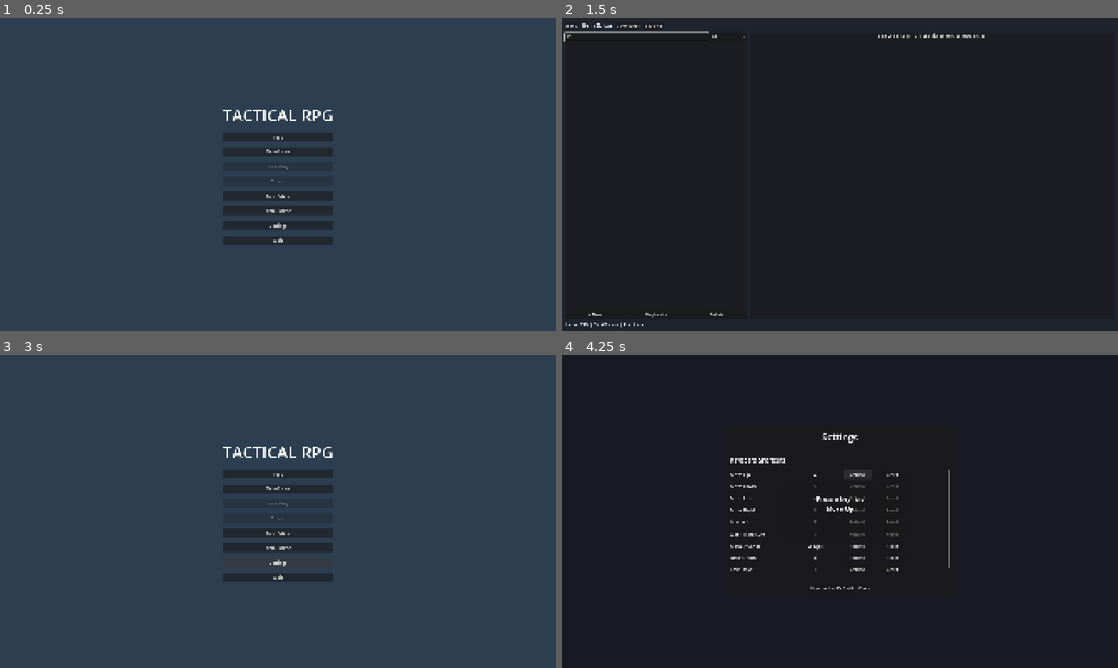
Above: before the commit, frames 1-4 (two rows, left to right).
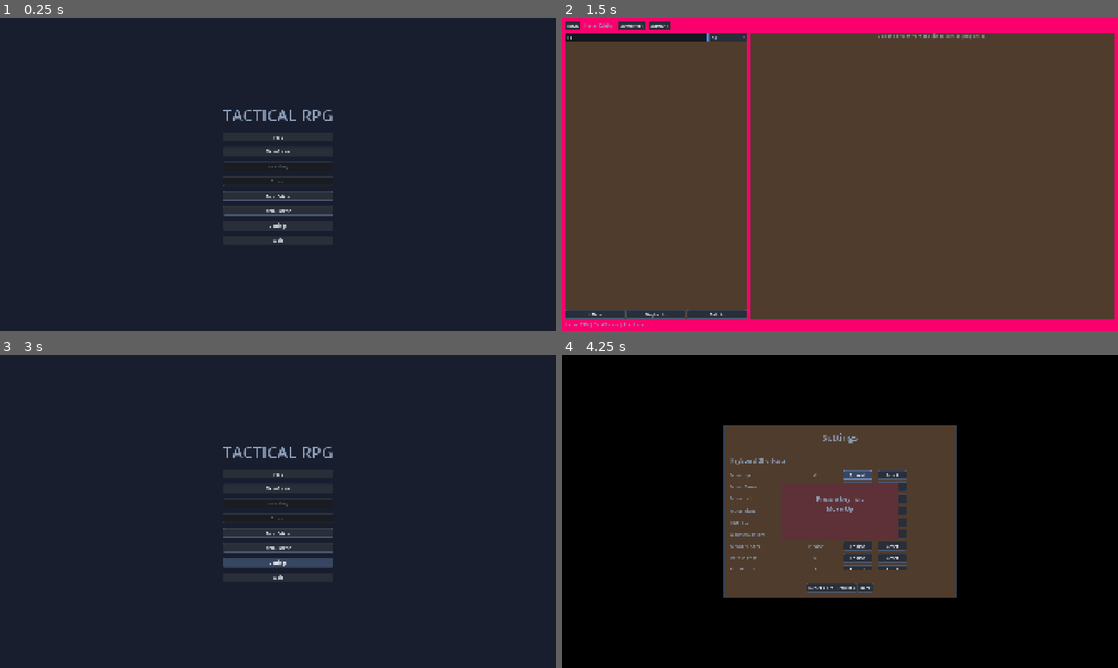
Above: after the commit, the same moments.

Repository: LampeB/tactical-rpg-game
Game: Godot game, scene res://scenes/main_menu/main_menu.tscn
Two runs of this game, one before a commit and one after it. Both use one fixed random seed, a clock stepped at 60 frames per second and the inputs below.
Inputs (mouse positions are in pixels of both pictures, inside the frame that each line leads up to):
- Up to frame 1 (0.25 s): no input
- Up to frame 2 (1.5 s): click "Item Editor" at 0.5 s; click (634, 36) at 1.27 s; type "12" at 1.35 s
- Up to frame 3 (3 s): click "Back" at 2 s; click "Settings" at 2.75 s
- Up to frame 4 (4.25 s): click "Rebind" at 3.5 s

The runs differ from the first frame. In frame 1, 96% of the frame differs, in the area x 0-100%, y 0-100%; in frame 2, 99%; in frame 3, 97%; in frame 4, 100%.

Commit message:
Centralize all UI background colors into UIColors autoload
- Add UIColors autoload (scripts/autoload/ui_colors.gd) with named color
  constants for every scene background and grid cell
- Register UIColors in project.godot autoloads
- Add project-wide default_theme.tres (assets/ui/default_theme.tres) for
  Buttons, Labels, Panels, PopupMenus, ScrollBars, and other controls
- Wire _bg.color = UIColors.BG_XXX in _ready() for all 9 scene scripts:
  character_hub, character_stats, passive_tree, settings, squad, loot,
  battle, item_editor, main_menu
- Replace hardcoded EMPTY cell color and default border color in grid_cell.gd
  with UIColors.GRID_CELL_BG / UIColors.GRID_CELL_BORDER

All screen backgrounds and grid cell colors are now editable from one file.

Co-Authored-By: Claude Sonnet 4.6 <noreply@anthropic.com>

Diff:
--- /dev/null
+++ b/assets/ui/default_theme.tres
@@ -0,0 +1,238 @@
+[gd_resource type="Theme" format=3 uid="uid://cqcderhsuybjh"]
+
+[sub_resource type="StyleBoxFlat" id="popup_bg"]
+bg_color = Color(0.55035836, 0.6108726, 0.7405459, 1)
+border_width_left = 1
+border_width_top = 1
+border_width_right = 1
+border_width_bottom = 1
+border_color = Color(0.28, 0.33, 0.44, 1)
+
+[sub_resource type="StyleBoxFlat" id="btn_disabled"]
+content_margin_left = 8.0
+content_margin_top = 4.0
+content_margin_right = 8.0
+content_margin_bottom = 4.0
+bg_color = Color(0.1, 0.11, 0.13, 1)
+border_width_left = 1
+border_width_top = 1
+border_width_right = 1
+border_width_bottom = 1
+border_color = Color(0.18, 0.2, 0.24, 1)
+corner_radius_top_left = 3
+corner_radius_top_right = 3
+corner_radius_bottom_right = 3
+corner_radius_bottom_left = 3
+
+[sub_resource type="StyleBoxFlat" id="btn_focus"]
+bg_color = Color(0, 0, 0, 0)
+border_width_left = 1
+border_width_top = 1
+border_width_right = 1
+border_width_bottom = 1
+border_color = Color(0.4, 0.65, 1, 1)
+corner_radius_top_left = 3
+corner_radius_top_right = 3
+corner_radius_bottom_right = 3
+corner_radius_bottom_left = 3
+
+[sub_resource type="StyleBoxFlat" id="btn_hover"]
+content_margin_left = 8.0
+content_margin_top = 4.0
+content_margin_right = 8.0
+content_margin_bottom = 4.0
+bg_color = Color(0.22, 0.28, 0.38, 1)
+border_width_left = 1
+border_width_top = 1
+border_width_right = 1
+border_width_bottom = 1
+border_color = Color(0.4, 0.52, 0.72, 1)
+corner_radius_top_left = 3
+corner_radius_top_right = 3
+corner_radius_bottom_right = 3
+corner_radius_bottom_left = 3
+
+[sub_resource type="StyleBoxFlat" id="btn_normal"]
+content_margin_left = 8.0
+content_margin_top = 4.0
+content_margin_right = 8.0
+content_margin_bottom = 4.0
+bg_color = Color(0.16, 0.18, 0.22, 1)
+border_width_left = 1
+border_width_top = 1
+border_width_right = 1
+border_width_bottom = 1
+border_color = Color(0.3, 0.35, 0.45, 1)
+corner_radius_top_left = 3
+corner_radius_top_right = 3
+corner_radius_bottom_right = 3
+corner_radius_bottom_left = 3
+
+[sub_resource type="StyleBoxFlat" id="btn_pressed"]
+content_margin_left = 8.0
+content_margin_top = 4.0
+content_margin_right = 8.0
+content_margin_bottom = 4.0
+bg_color = Color(0.15, 0.35, 0.6, 1)
+border_width_left = 1
+border_width_top = 1
+border_width_right = 1
+border_width_bottom = 1
+border_color = Color(0.3, 0.55, 0.92, 1)
+corner_radius_top_left = 3
+corner_radius_top_right = 3
+corner_radius_bottom_right = 3
+corner_radius_bottom_left = 3
+
+[sub_resource type="StyleBoxFlat" id="scroll_grabber"]
+bg_color = Color(0.28, 0.33, 0.44, 1)
+corner_radius_top_left = 3
+corner_radius_top_right = 3
+corner_radius_bottom_right = 3
+corner_radius_bottom_left = 3
+
+[sub_resource type="StyleBoxFlat" id="scroll_grabber_hover"]
+bg_color = Color(0.38, 0.46, 0.6, 1)
+corner_radius_top_left = 3
+corner_radius_top_right = 3
+corner_radius_bottom_right = 3
+corner_radius_bottom_left = 3
+
+[sub_resource type="StyleBoxFlat" id="scroll_grabber_pressed"]
+bg_color = Color(0.2, 0.48, 0.85, 1)
+corner_radius_top_left = 3
+corner_radius_top_right = 3
+corner_radius_bottom_right = 3
+corner_radius_bottom_left = 3
+
+[sub_resource type="StyleBoxFlat" id="scroll_track"]
+bg_color = Color(0.09, 0.1, 0.13, 1)
+
+[sub_resource type="StyleBoxLine" id="sep_h"]
+color = Color(0.26, 0.3, 0.38, 1)
+grow_begin = 0.0
+grow_end = 0.0
+
+[sub_resource type="StyleBoxFlat" id="input_focus"]
+content_margin_left = 6.0
+content_margin_top = 4.0
+content_margin_right = 6.0
+content_margin_bottom = 4.0
+bg_color = Color(0.08, 0.09, 0.12, 1)
+border_width_left = 1
+border_width_top = 1
+border_width_right = 1
+border_width_bottom = 1
+border_color = Color(0.3, 0.55, 0.92, 1)
+corner_radius_top_left = 2
+corner_radius_top_right = 2
+corner_radius_bottom_right = 2
+corner_radius_bottom_left = 2
+
+[sub_resource type="StyleBoxFlat" id="input_normal"]
+content_margin_left = 6.0
+content_margin_top = 4.0
+content_margin_right = 6.0
+content_margin_bottom = 4.0
+bg_color = Color(0.08, 0.09, 0.11, 1)
+border_width_left = 1
+border_width_top = 1
+border_width_right = 1
+border_width_bottom = 1
+border_color = Color(0.25, 0.3, 0.38, 1)
+corner_radius_top_left = 2
+corner_radius_top_right = 2
+corner_radius_bottom_right = 2
+corner_radius_bottom_left = 2
+
+[sub_resource type="StyleBoxFlat" id="StyleBoxFlat_ty0j8"]
+bg_color = Color(0.3649637, 0.19425085, 0.21508056, 1)
+border_width_left = 1
+border_width_top = 1
+border_width_right = 1
+border_width_bottom = 1
+border_color = Color(0.22, 0.26, 0.32, 1)
+
+[sub_resource type="StyleBoxFlat" id="panel_bg"]
+bg_color = Color(0.31068653, 0.23690546, 0.17252034, 1)
+border_width_left = 1
+border_width_top = 1
+border_width_right = 1
+border_width_bottom = 1
+border_color = Color(0.22, 0.26, 0.32, 1)
+
+[sub_resource type="StyleBoxFlat" id="popup_item_hover"]
+bg_color = Color(0.2, 0.3, 0.48, 1)
+corner_radius_top_left = 2
+corner_radius_top_right = 2
+corner_radius_bottom_right = 2
+corner_radius_bottom_left = 2
+
+[sub_resource type="StyleBoxLine" id="sep_v"]
+color = Color(0.26, 0.3, 0.38, 1)
+grow_begin = 0.0
+grow_end = 0.0
+vertical = true
+
+[resource]
+AcceptDialog/styles/panel = SubResource("popup_bg")
+Button/colors/font_color = Color(0.9, 0.92, 0.95, 1)
+Button/colors/font_disabled_color = Color(0.38, 0.4, 0.45, 1)
+Button/colors/font_focus_color = Color(1, 1, 1, 1)
+Button/colors/font_hover_color = Color(1, 1, 1, 1)
+Button/colors/font_hover_pressed_color = Color(0.75, 0.88, 1, 1)
+Button/colors/font_pressed_color = Color(0.8, 0.9, 1, 1)
+Button/styles/disabled = SubResource("btn_disabled")
+Button/styles/focus = SubResource("btn_focus")
+Button/styles/hover = SubResource("btn_hover")
+Button/styles/normal = SubResource("btn_normal")
+Button/styles/pressed = SubResource("btn_pressed")
+CheckBox/colors/font_color = Color(0.9, 0.92, 0.95, 1)
+CheckBox/colors/font_disabled_color = Color(0.38, 0.4, 0.45, 1)
+CheckBox/colors/font_hover_color = Color(1, 1, 1, 1)
+CheckBox/colors/font_pressed_color = Color(0.8, 0.9, 1, 1)
+HScrollBar/styles/grabber = SubResource("scroll_grabber")
+HScrollBar/styles/grabber_hover = SubResource("scroll_grabber_hover")
+HScrollBar/styles/grabber_pressed = SubResource("scroll_grabber_pressed")
+HScrollBar/styles/scroll = SubResource("scroll_track")
+HScrollBar/styles/scroll_focus = SubResource("scroll_track")
+HSeparator/styles/separator = SubResource("sep_h")
+Label/colors/font_color = Color(0.55, 0.62, 0.72, 1)
+LineEdit/colors/caret_color = Color(0.55, 0.75, 1, 1)
+LineEdit/colors/font_color = Color(0.92, 0.94, 0.97, 1)
+LineEdit/colors/font_placeholder_color = Color(0.4, 0.45, 0.55, 1)
+LineEdit/colors/selection_color = Color(0.2, 0.45, 0.75, 0.7)
+LineEdit/styles/focus = SubResource("input_focus")
+LineEdit/styles/normal = SubResource("input_normal")
+OptionButton/colors/font_color = Color(0.9, 0.92, 0.95, 1)
+OptionButton/colors/font_disabled_color = Color(0.38, 0.4, 0.45, 1)
+OptionButton/colors/font_focus_color = Color(1, 1, 1, 1)
+OptionButton/colors/font_hover_color = Color(1, 1, 1, 1)
+OptionButton/colors/font_pressed_color = Color(0.8, 0.9, 1, 1)
+OptionButton/styles/disabled = SubResource("btn_disabled")
+OptionButton/styles/focus = SubResource("btn_focus")
+OptionButton/styles/hover = SubResource("btn_hover")
+OptionButton/styles/normal = SubResource("btn_normal")
+OptionButton/styles/pressed = SubResource("btn_pressed")
+Panel/styles/panel = SubResource("StyleBoxFlat_ty0j8")
+PanelContainer/styles/panel = SubResource("panel_bg")
+PopupMenu/colors/font_color = Color(0.9, 0.92, 0.95, 1)
+PopupMenu/colors/font_disabled_color = Color(0.38, 0.4, 0.45, 1)
+PopupMenu/colors/font_hover_color = Color(1, 1, 1, 1)
+PopupMenu/colors/font_separator_color = Color(0.4, 0.45, 0.55, 1)
+PopupMenu/styles/hover = SubResource("popup_item_hover")
+PopupMenu/styles/panel = SubResource("popup_bg")
+SpinBox/styles/updown = SubResource("btn_normal")
+TextEdit/colors/caret_color = Color(0.55, 0.75, 1, 1)
+TextEdit/colors/font_color = Color(0.92, 0.94, 0.97, 1)
+TextEdit/colors/font_placeholder_color = Color(0.4, 0.45, 0.55, 1)
+TextEdit/colors/selection_color = Color(0.2, 0.45, 0.75, 0.7)
+TextEdit/styles/focus = SubResource("input_focus")
+TextEdit/styles/normal = SubResource("input_normal")
+VScrollBar/styles/grabber = SubResource("scroll_grabber")
+VScrollBar/styles/grabber_hover = SubResource("scroll_grabber_hover")
+VScrollBar/styles/grabber_pressed = SubResource("scroll_grabber_pressed")
+VScrollBar/styles/scroll = SubResource("scroll_track")
+VScrollBar/styles/scroll_focus = SubResource("scroll_track")
+VSeparator/styles/separator = SubResource("sep_v")
+Window/styles/embedded_border = SubResource("popup_bg")
--- a/project.godot
+++ b/project.godot
@@ -27,6 +27,7 @@
 SaveManager="*res://scripts/autoload/save_manager.gd"
 SceneManager="*res://scripts/autoload/scene_manager.gd"
 InputManager="*res://scripts/autoload/input_manager.gd"
+UIColors="*res://scripts/autoload/ui_colors.gd"
 
 [display]
 
@@ -95,6 +96,10 @@
 2d_physics/layer_3="enemies"
 2d_physics/layer_4="interactables"
 
+[gui]
+
+theme/custom="res://assets/ui/default_theme.tres"
+
 [rendering]
 
 textures/canvas_textures/default_texture_filter=0
--- a/scenes/battle/battle.gd
+++ b/scenes/battle/battle.gd
@@ -30,6 +30,7 @@
 ]
 
 # --- Child references (UI overlay) ---
+@onready var _bg: ColorRect = $Background
 @onready var _title: Label = $MainLayout/TopBar/MarginContainer/HBox/Title
 @onready var _round_label: Label = $MainLayout/TopBar/MarginContainer/HBox/RoundLabel
 @onready var _turn_order_bar: PanelContainer = $MainLayout/TurnOrderSection/TurnOrderBar
@@ -74,6 +75,7 @@
 
 
 func _ready() -> void:
+	_bg.color = UIColors.BG_BATTLE
 	_action_menu.hide_menu()
 	_action_menu.action_chosen.connect(_on_action_chosen)
 	_target_prompt.visible = false
--- a/scenes/character_hub/character_hub.gd
+++ b/scenes/character_hub/character_hub.gd
@@ -5,6 +5,7 @@
 
 enum ViewType { STATS, SKILLS }
 
+@onready var _bg: ColorRect = $BG
 @onready var _back_btn: Button = $VBox/TopBar/BackButton
 @onready var _gold_label: Label = $VBox/TopBar/GoldLabel
 @onready var _character_tabs: HBoxContainer = $VBox/CharacterTabs
@@ -24,6 +25,7 @@
 
 
 func _ready() -> void:
+	_bg.color = UIColors.BG_CHARACTER_HUB
 	_back_btn.pressed.connect(_on_back)
 	_stats_tab.pressed.connect(_on_view_tab.bind(ViewType.STATS))
 	_skills_tab.pressed.connect(_on_view_tab.bind(ViewType.SKILLS))
--- a/scenes/character_stats/character_stats.gd
+++ b/scenes/character_stats/character_stats.gd
@@ -2,6 +2,7 @@
 ## Character stat screen with inventory grid and stash.
 ## Shows character info, skills, stat breakdown, inventory grid, unlocked passives, and stash.
 
+@onready var _bg: ColorRect = $BG
 @onready var _back_btn: Button = $VBox/TopBar/BackButton
 @onready var _title: Label = $VBox/TopBar/Title
 @onready var _gold_label: Label = $VBox/TopBar/Gold
@@ -101,6 +102,7 @@
 
 
 func _ready() -> void:
+	_bg.color = UIColors.BG_CHARACTER_STATS
 	_back_btn.pressed.connect(_on_back)
 	_advanced_stats_btn.pressed.connect(_on_advanced_stats_pressed)
 
--- a/scenes/inventory/ui/grid_cell.gd
+++ b/scenes/inventory/ui/grid_cell.gd
@@ -12,19 +12,21 @@
 	UPGRADEABLE,
 }
 
-const STATE_COLORS := {
-	CellState.EMPTY: Color(0.2, 0.2, 0.3, 0.8),
-	CellState.INACTIVE: Color(0.1, 0.1, 0.1, 0.4),
-	CellState.OCCUPIED: Color(0.3, 0.3, 0.4, 0.9),
-	CellState.VALID_DROP: Color(0.2, 0.8, 0.2, 0.4),
-	CellState.INVALID_DROP: Color(0.8, 0.2, 0.2, 0.4),
-	CellState.MODIFIER_HIGHLIGHT: Color(1.0, 0.9, 0.3, 0.3),
-	CellState.MODIFIER_REACH: Color(0.6, 0.6, 1.0, 0.3),  # Blue tint for modifier reach
-	CellState.UPGRADEABLE: Color(0.2, 0.9, 0.2, 0.6),  # Green background
-}
+var STATE_COLORS: Dictionary:
+	get:
+		return {
+			CellState.EMPTY: UIColors.GRID_CELL_BG,
+			CellState.INACTIVE: Color(0.1, 0.1, 0.1, 0.4),
+			CellState.OCCUPIED: Color(0.3, 0.3, 0.4, 0.9),
+			CellState.VALID_DROP: Color(0.2, 0.8, 0.2, 0.4),
+			CellState.INVALID_DROP: Color(0.8, 0.2, 0.2, 0.4),
+			CellState.MODIFIER_HIGHLIGHT: Color(1.0, 0.9, 0.3, 0.3),
+			CellState.MODIFIER_REACH: Color(0.6, 0.6, 1.0, 0.3),
+			CellState.UPGRADEABLE: Color(0.2, 0.9, 0.2, 0.6),
+		}
 
 const BORDER_COLORS := {
-	CellState.UPGRADEABLE: Color(1.0, 0.9, 0.2, 1.0),  # Yellow border for upgradeable
+	CellState.UPGRADEABLE: Color(1.0, 0.9, 0.2, 1.0),
 }
 
 var grid_position: Vector2i
@@ -63,7 +65,7 @@
 			if BORDER_COLORS.has(state):
 				_border.color = BORDER_COLORS[state]
 			else:
-				_border.color = Color(0.4, 0.4, 0.5, 1.0)
+				_border.color = UIColors.GRID_CELL_BORDER
 
 
 func set_rarity_tint(color: Color) -> void:
--- a/scenes/item_editor/item_editor.gd
+++ b/scenes/item_editor/item_editor.gd
@@ -24,7 +24,11 @@
 var _dirty_ids: Dictionary = {}
 var _editing_shape: bool = false  # true when inline shape editor is open
 
+# === Unsaved-changes dialog ===
+var _unsaved_dialog: ConfirmationDialog
+
 # === Node references ===
+@onready var _bg: ColorRect = $BG
 @onready var _back_btn: Button = $VBox/TopBar/BackButton
 @onready var _save_btn: Button = $VBox/TopBar/SaveButton
 @onready var _save_all_btn: Button = $VBox/TopBar/SaveAllButton
@@ -41,6 +45,7 @@
 
 
 func _ready() -> void:
+	_bg.color = UIColors.BG_ITEM_EDITOR
 	_type_section_names = {
 		Enums.ItemType.ACTIVE_TOOL: "Weapons",
 		Enums.ItemType.PASSIVE_GEAR: "Armor",
@@ -68,6 +73,15 @@
 	_load_skills()
 	_load_status_effects()
 	_load_icons()
+
+	_unsaved_dialog = ConfirmationDialog.new()
+	_unsaved_dialog.title = "Unsaved Changes"
+	_unsaved_dialog.dialog_text = "You have unsaved changes.\nWhat would you like to do?"
+	_unsaved_dialog.ok_button_text = "Save All & Leave"
+	_unsaved_dialog.add_button("Discard & Leave", true, "discard")
+	_unsaved_dialog.confirmed.connect(_on_unsaved_save_and_leave)
+	_unsaved_dialog.custom_action.connect(_on_unsaved_custom_action)
+	add_child(_unsaved_dialog)
 
 	for item in ItemDatabase.get_all_items():
 		var copy: ItemData = item.duplicate(true) as ItemData
@@ -452,7 +466,32 @@
 
 
 func _on_back() -> void:
+	if not _dirty_ids.is_empty():
+		_unsaved_dialog.popup_centered()
+		return
 	SceneManager.pop_scene()
+
+
+func _on_unsaved_save_and_leave() -> void:
+	_on_save_all()
+	SceneManager.pop_scene()
+
+
+func _on_unsaved_custom_action(action: StringName) -> void:
+	if action == "discard":
+		_discard_changes()
+		_unsaved_dialog.hide()
+		SceneManager.pop_scene()
+
+
+func _discard_changes() -> void:
+	_items.clear()
+	_dirty_ids.clear()
+	_selected_id = ""
+	_editing_shape = false
+	for item in ItemDatabase.get_all_items():
+		var copy: ItemData = item.duplicate(true) as ItemData
+		_items[copy.id] = copy
 
 
 # =========================================================================
@@ -1102,6 +1141,20 @@
 	_property_vbox.add_child(editor_box)
 
 
+static func _apply_grid_cell_style(btn: Button, active: bool, color_on: Color = Color(0.05, 0.6, 0.95)) -> void:
+	var color_off := Color(0.12, 0.14, 0.18)
+	var color_on_hover := color_on.lightened(0.2)
+	var color_off_hover := Color(0.22, 0.26, 0.34)
+	var sb := StyleBoxFlat.new()
+	var sb_hover := StyleBoxFlat.new()
+	sb.bg_color = color_on if active else color_off
+	sb_hover.bg_color = color_on_hover if active else color_off_hover
+	btn.add_theme_stylebox_override("normal", sb)
+	btn.add_theme_stylebox_override("hover", sb_hover)
+	btn.add_theme_stylebox_override("pressed", sb)
+	btn.add_theme_stylebox_override("focus", sb)
+
+
 func _create_shape_cell_editor(item: ItemData, shape: ItemShape) -> Control:
 	var grid_size: int = 6
 	var cell_size: int = 28
@@ -1118,11 +1171,7 @@
 			var btn := Button.new()
 			btn.position = Vector2(gx * cell_size, gy * cell_size)
 			btn.size = Vector2(cell_size - 1, cell_size - 1)
-
-			if active_cells.has(coord):
-				btn.modulate = Color(0.4, 0.7, 1.0)
-			else:
-				btn.modulate = Color(0.25, 0.25, 0.25)
+			_apply_grid_cell_style(btn, active_cells.has(coord))
 
 			var captured_coord: Vector2i = coord
 			btn.pressed.connect(func() -> void:
@@ -1168,7 +1217,7 @@
 		var rect := ColorRect.new()
 		rect.position = Vector2(cell.x * cell_size + 1, cell.y * cell_size + 1)
 		rect.size = Vector2(cell_size - 2, cell_size - 2)
-		rect.color = Color(0.4, 0.6, 0.9, 0.8)
+		rect.color = Color(0.05, 0.6, 0.95, 1.0)
 		container.add_child(rect)
 	return container
 
@@ -1423,14 +1472,14 @@
 			btn.size = Vector2(cell_size - 1, cell_size - 1)
 
 			if offset == Vector2i.ZERO:
-				btn.modulate = Color(0.5, 0.5, 0.5)
+				_apply_grid_cell_style(btn, true, Color(0.35, 0.35, 0.4))
 				btn.disabled = true
 				btn.text = "G"
 			elif active_offsets.has(offset):
-				btn.modulate = Color(0.3, 0.8, 0.4)
+				_apply_grid_cell_style(btn, true, Color(0.05, 0.75, 0.2))
 				btn.text = "+"
 			else:
-				btn.modulate = Color(0.25, 0.25, 0.25)
+				_apply_grid_cell_style(btn, false)
 				btn.text = ""
 
 			var captured_offset: Vector2i = offset
--- a/scenes/loot/loot.gd
+++ b/scenes/loot/loot.gd
@@ -7,6 +7,7 @@
 enum DragSource { NONE, GRID, LOOT }
 
 # --- Child references ---
+@onready var _bg: ColorRect = $Background
 @onready var _title: Label = $VBox/TopBar/Title
 @onready var _gold_label: Label = $VBox/TopBar/GoldLabel
 @onready var _loot_pool: PanelContainer = $VBox/Content/LootPool
@@ -35,6 +36,7 @@
 
 
 func _ready() -> void:
+	_bg.color = UIColors.BG_LOOT
 	# Wire buttons
 	_continue_btn.pressed.connect(_on_continue)
 	_send_to_stash_btn.pressed.connect(_on_send_all_to_stash)
--- a/scenes/main_menu/main_menu.gd
+++ b/scenes/main_menu/main_menu.gd
@@ -1,6 +1,7 @@
 extends Control
 
 func _ready():
+	$Background.color = UIColors.BG_MAIN_MENU
 	$VBoxContainer/PlayButton.pressed.connect(_on_play_pressed)
 	$VBoxContainer/NewGameButton.pressed.connect(_on_new_game_pressed)
 	$VBoxContainer/InventoryButton.pressed.connect(_on_inventory_pressed)
--- a/scenes/passive_tree/passive_tree.gd
+++ b/scenes/passive_tree/passive_tree.gd
@@ -2,6 +2,7 @@
 ## Passive skill tree screen. Lets players spend gold to unlock passive bonuses
 ## for each character. Double-click nodes to queue them, then confirm to batch unlock.
 
+@onready var _bg: ColorRect = $BG
 @onready var _back_btn: Button = $VBox/TopBar/BackButton
 @onready var _title: Label = $VBox/TopBar/Title
 @onready var _gold_label: Label = $VBox/TopBar/GoldLabel
@@ -29,6 +30,7 @@
 
 
 func _ready() -> void:
+	_bg.color = UIColors.BG_PASSIVE_TREE
 	_back_btn.pressed.connect(_on_back)
 	_confirm_btn.pressed.connect(_on_confirm_unlocks)
 	_cancel_btn.pressed.connect(_on_cancel_unlocks)
--- a/scenes/settings/settings_menu.gd
+++ b/scenes/settings/settings_menu.gd
@@ -1,6 +1,7 @@
 extends Control
 ## Settings menu for configuring game options and keybindings.
 
+@onready var _bg: ColorRect = $ColorRect
 @onready var _keybind_container: VBoxContainer = $Panel/MarginContainer/VBoxContainer/ScrollContainer/KeybindContainer
 @onready var _rebind_popup: Panel = $RebindPopup
 @onready var _rebind_label: Label = $RebindPopup/MarginContainer/VBoxContainer/Label
@@ -24,6 +25,7 @@
 
 
 func _ready() -> void:
+	_bg.color = UIColors.BG_SETTINGS
 	_populate_keybinds()
 	_rebind_popup.hide()
 
--- a/scenes/squad/squad.gd
+++ b/scenes/squad/squad.gd
@@ -1,6 +1,7 @@
 extends Control
 ## Squad management screen. Move characters between active squad and bench.
 
+@onready var _bg: ColorRect = $Background
 @onready var _squad_list: VBoxContainer = $VBox/Panels/SquadPanel/SquadList
 @onready var _bench_list: VBoxContainer = $VBox/Panels/BenchPanel/BenchList
 @onready var _squad_count: Label = $VBox/TopBar/SquadCount
@@ -9,6 +10,7 @@
 
 
 func _ready():
+	_bg.color = UIColors.BG_SQUAD
 	$VBox/TopBar/BackButton.pressed.connect(_on_back)
 	_refresh()
 	DebugLogger.log_info("Squad scene ready", "Squad")
--- /dev/null
+++ b/scripts/autoload/ui_colors.gd
@@ -0,0 +1,19 @@
+extends Node
+## Central color palette for all UI backgrounds and grid elements.
+## Every ColorRect/background color in the game reads from here.
+## Edit this file to restyle the entire UI at once.
+
+# ── Scene backgrounds ───────────────────────────────────────────────
+const BG_MAIN_MENU     := Color(0.10, 0.12, 0.18, 1)
+const BG_CHARACTER_HUB := Color(0.232, 0.024, 0.391, 1.0)
+const BG_CHARACTER_STATS := Color(0.071, 0.0, 0.508, 1.0)
+const BG_ITEM_EDITOR   := Color(0.974, 0.0, 0.429, 1.0)
+const BG_LOOT          := Color(0.147, 0.501, 0.573, 1.0)
+const BG_BATTLE        := Color(0.0, 0.558, 0.172, 1.0)
+const BG_PASSIVE_TREE  := Color(0.674, 0.335, 0.934, 1.0)
+const BG_SETTINGS      := Color(0.0, 0.0, 0.0, 1.0)
+const BG_SQUAD         := Color(0.453, 0.365, 0.0, 1.0)
+
+# ── Inventory grid cell ─────────────────────────────────────────────
+const GRID_CELL_BG     := Color(0.20, 0.20, 0.30, 0.8)
+const GRID_CELL_BORDER := Color(0.40, 0.40, 0.50, 0.3)
